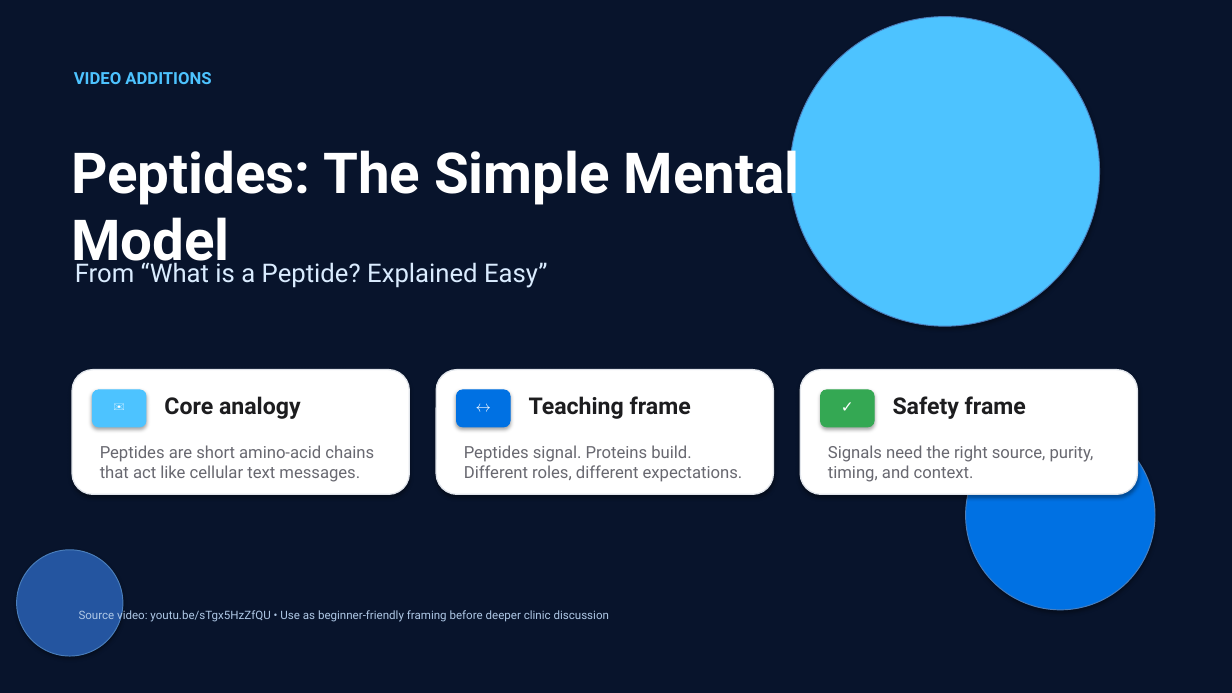
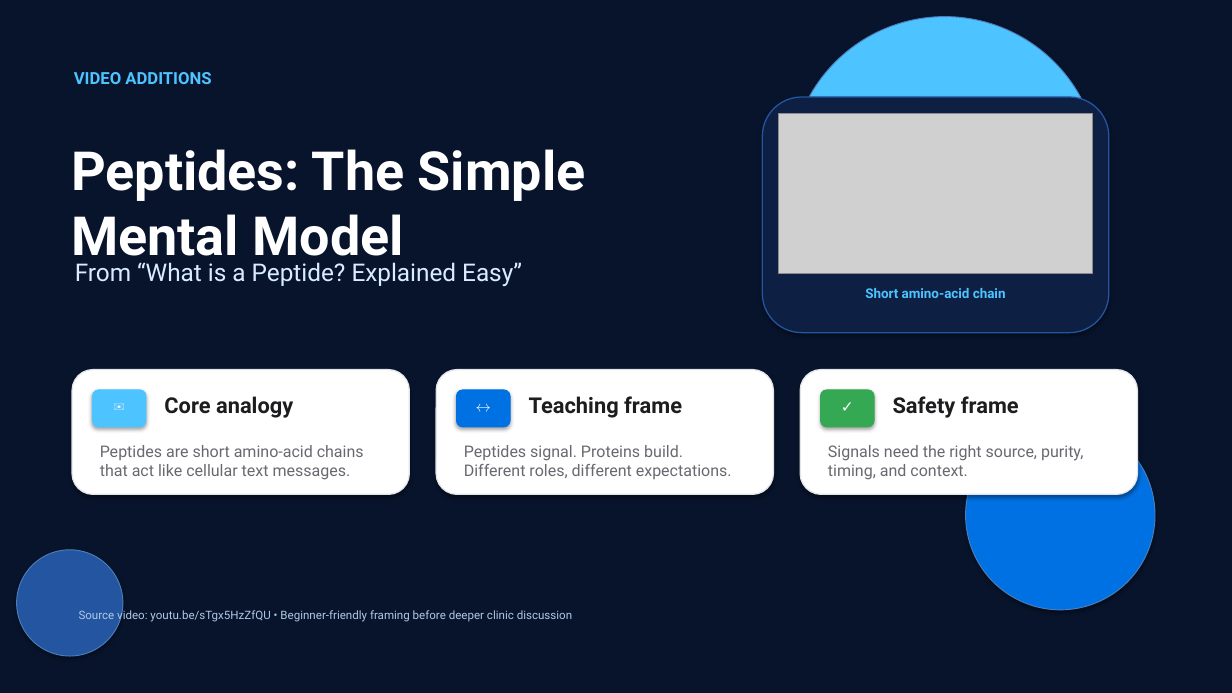
Before and after one commit to Blazefit/daneel-landing-page-deploy, a slide deck: slide 1 of clinic-powerpoint/blaze-peptide-clinic-video-additions.pptx. Drawn at 1232x693 pixels with LibreOffice and Linux fonts; fonts in the diff are those of the drawing; grey boxes stand for pictures. Boxes give left, top, right and bottom in pixels: in the first picture for what was removed or moved away, otherwise in the second. Text is boxed around its words. In the diff, an @@ line names an element or a change of style, - is before the commit and + after.

Commit message:
Fix clinic PowerPoint images and hosted assets

```diff
--- a/clinic-powerpoint/blaze-peptide-clinic-video-additions.pptx
+++ b/clinic-powerpoint/blaze-peptide-clinic-video-additions.pptx
@@ rounded rectangle added at bbox=[762, 97, 1109, 333], fill #0D2044, outline #2455A0 1 pt @@
@@ picture added at bbox=[779, 114, 1092, 274] @@
@@ text "Peptides: The Simple Mental Model" at bbox=[71, 149, 586, 268]: size 44 to 42 pt @@
@@ text "From “What is a Peptide? ..." at bbox=[75, 262, 522, 286]: size 20 to 19 pt @@
@@ text added at bbox=[865, 288, 1006, 298], 10.5 pt, text #4DC3FF, bold @@
+Short amino-acid chain
@@ size 18 to 17 pt in 3 elements at bbox=[164, 396, 293, 418], bbox=[529, 396, 682, 418], bbox=[893, 396, 1019, 418] @@
@@ size 13 to 12.5 pt in 3 elements at bbox=[100, 445, 364, 480], bbox=[464, 445, 732, 479], bbox=[828, 445, 1083, 480] @@
@@ text at bbox=[79, 608, 572, 622]: text changed @@
-Source video: youtu.be/sTgx5HzZfQU • Use as beginner-friendly framing before deeper clinic discussion
+Source video: youtu.be/sTgx5HzZfQU • Beginner-friendly framing before deeper clinic discussion
```
Also in this commit, not shown: 5 other slides changed, 11 other files.
